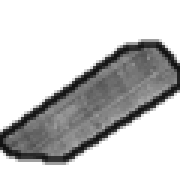
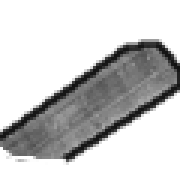
Layers edited between the first and the second 180x180 image:
painted on "outline" over [left=0, top=138, right=69, bottom=165]
